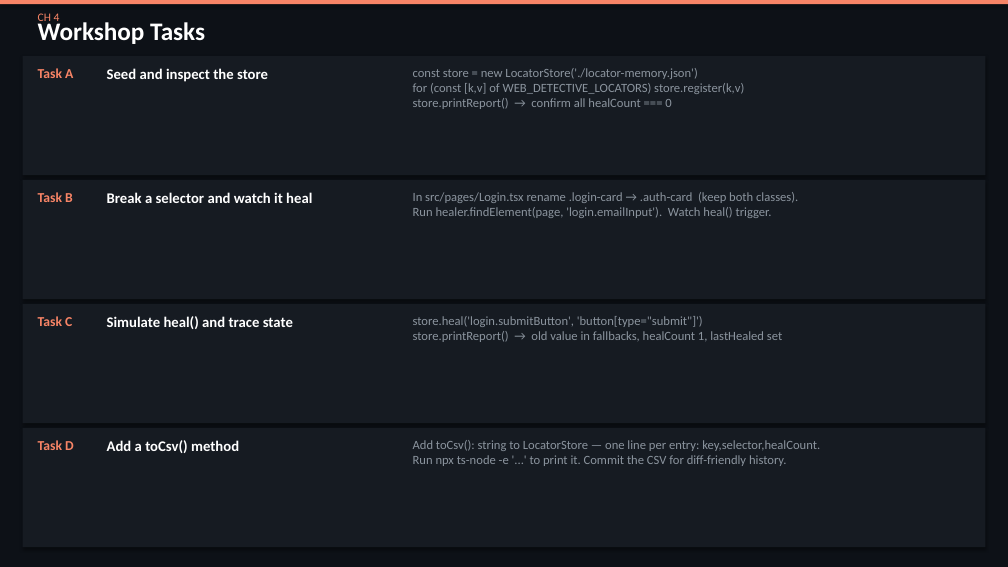
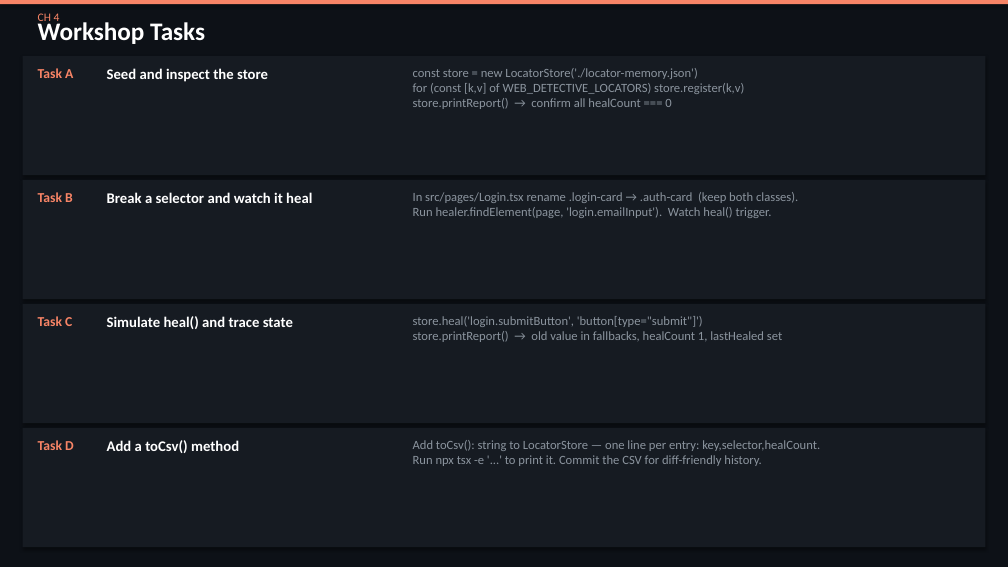
Before and after one commit to QA-Olympians-Academy/web-detective, a slide deck: slide 45 of web-detective-workshop.pptx. Drawn at 1008x567 pixels with LibreOffice and Linux fonts; fonts in the diff are those of the drawing. Boxes give left, top, right and bottom in pixels: in the first picture for what was removed or moved away, otherwise in the second. Text is boxed around its words. In the diff, an @@ line names an element or a change of style, - is before the commit and + after.

Commit message:
fix ts-node

```diff
--- a/web-detective-workshop.pptx
+++ b/web-detective-workshop.pptx
@@ text at box(413, 440, 820, 466): text changed @@
-Add toCsv(): string to LocatorStore — one line per entry: key,selector,healCount.
-Run npx ts-node -e '...' to print it. Commit the CSV for diff-friendly history.
+Add toCsv(): string to LocatorStore — one line per entry: key,selector,healCount.
+Run npx tsx -e '...' to print it. Commit the CSV for diff-friendly history.
```
Also in this commit, not shown: 8 other slides changed, 29 other files.
